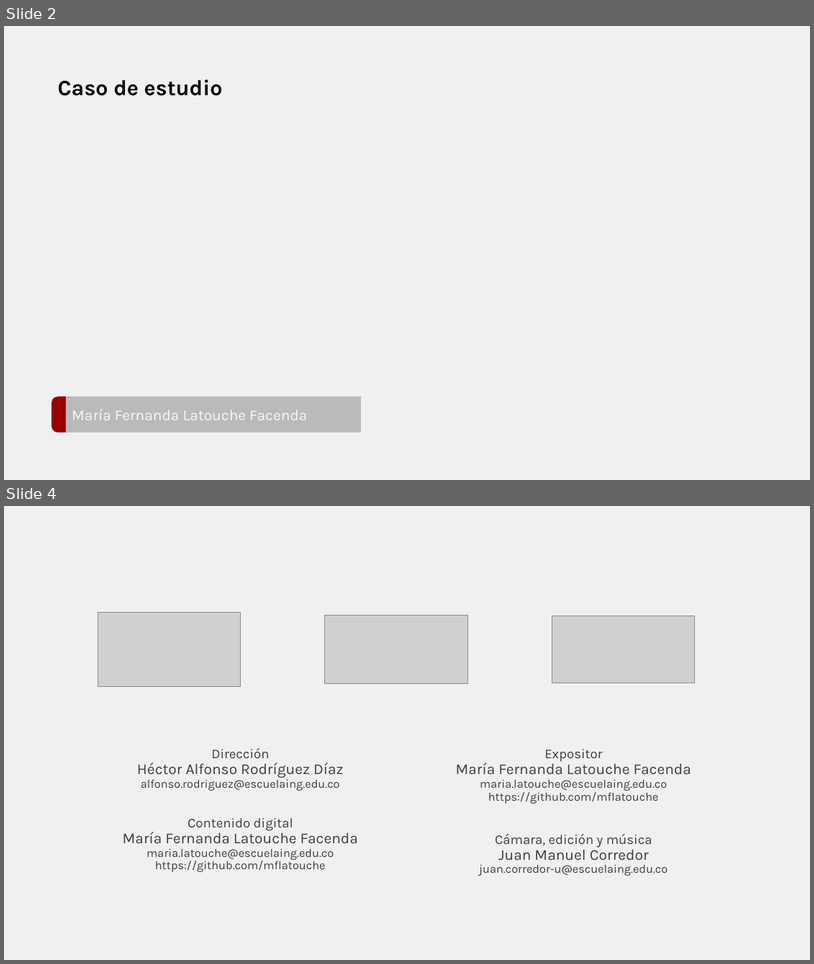
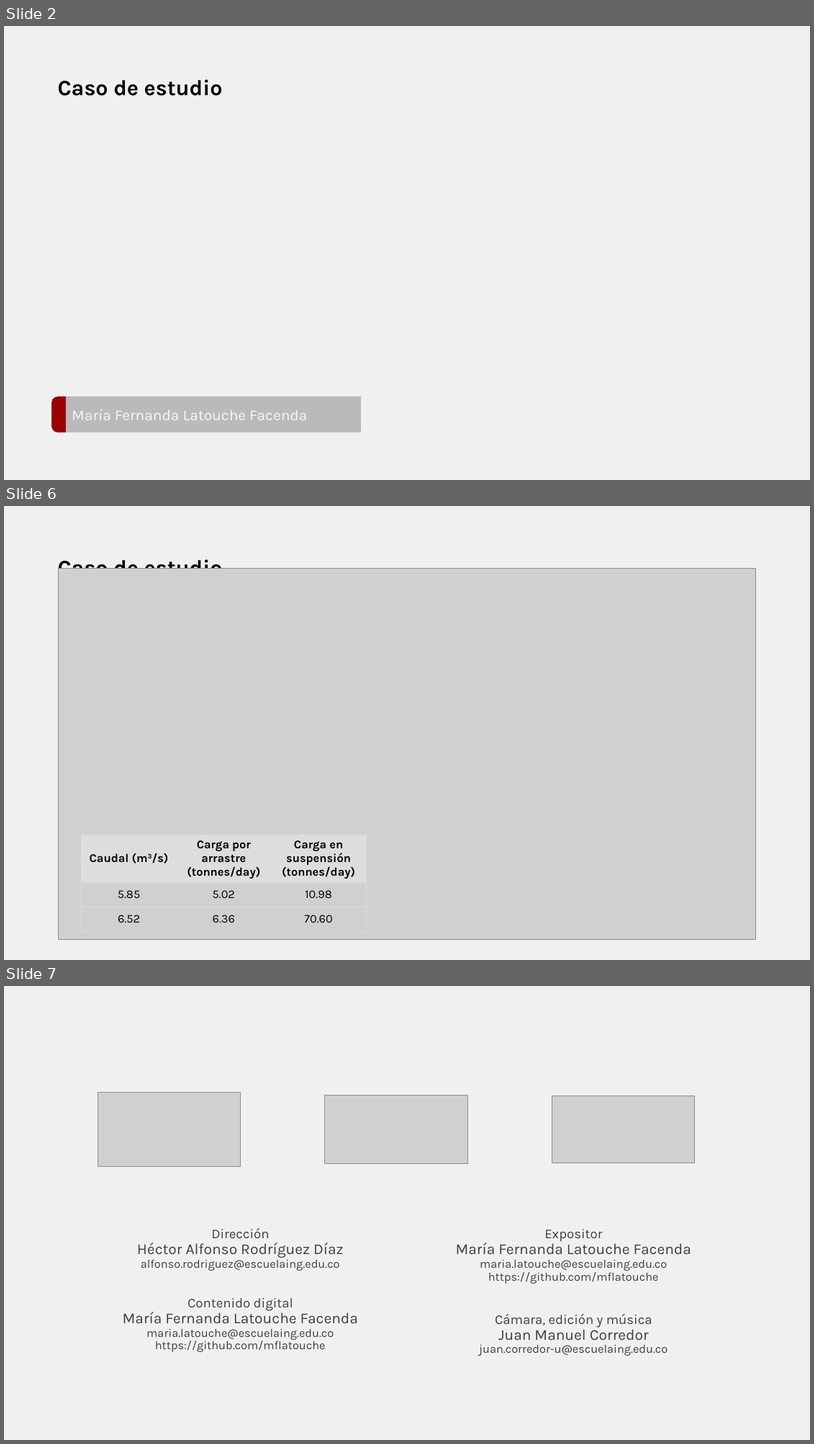
Before and after one commit to mflatouche/M.TSED, a slide deck: Section03/3_CasoEstudio/Section03_CasoEstudio.pptx. Shown one above the other, each under a label of ours: slides 2 and 4 before the commit, slides 2, 6 and 7 after it; the slides between them are not shown. The pictures are 814x964 and 814x1444 pixels, drawn with LibreOffice and Linux fonts; fonts in the diff are those of the drawing; grey boxes stand for pictures. Boxes give left, top, right and bottom in pixels: in the first picture for what was removed or moved away, otherwise in the second. Text is boxed around its words. In the diff, an @@ line names an element or a change of style, - is before the commit and + after.

```diff
--- a/Section03/3_CasoEstudio/Section03_CasoEstudio.pptx
+++ b/Section03/3_CasoEstudio/Section03_CasoEstudio.pptx
@@ slide 6 added at [4,506,810,960], background #F0F0F0 @@
@@ title added at [58,559,223,581], 26 pt, text #000000, bold @@
+Caso de estudio
@@ picture added at [59,569,756,939] @@
@@ line added from (59, 582) to (422, 582), #5F5F5F 0.5 pt @@
@@ table added at [82,834,366,932], 3 rows, 3 columns @@
+Caudal (m3/s) | Carga por arrastre (tonnes/day) | Carga en suspensión (tonnes/day)
+5.85 | 5.02 | 10.98
+6.52 | 6.36 | 70.60
@@ what was slide 4 is now slide 7 @@
```
Also in this commit, not shown: 3 other slides added, 1 slide removed, 9 other files.
